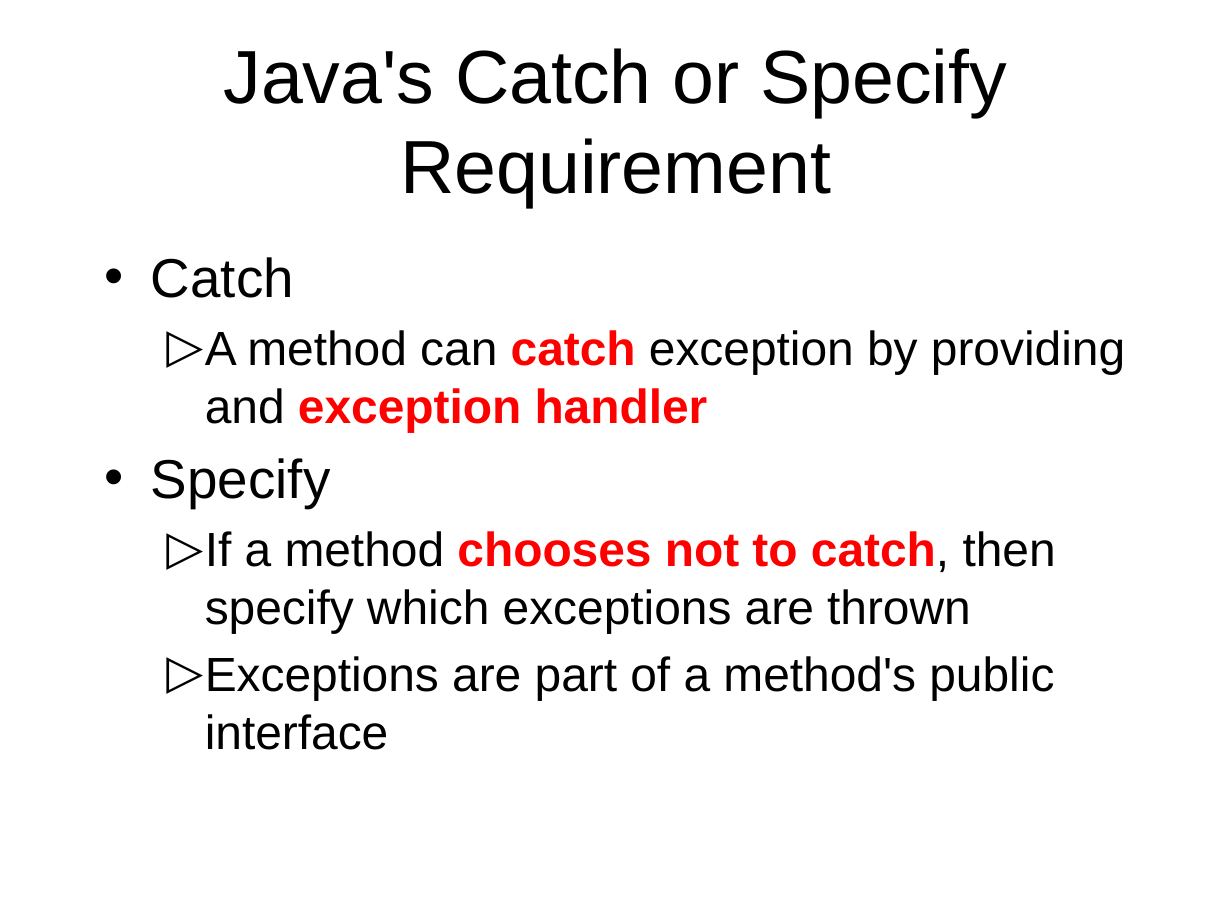
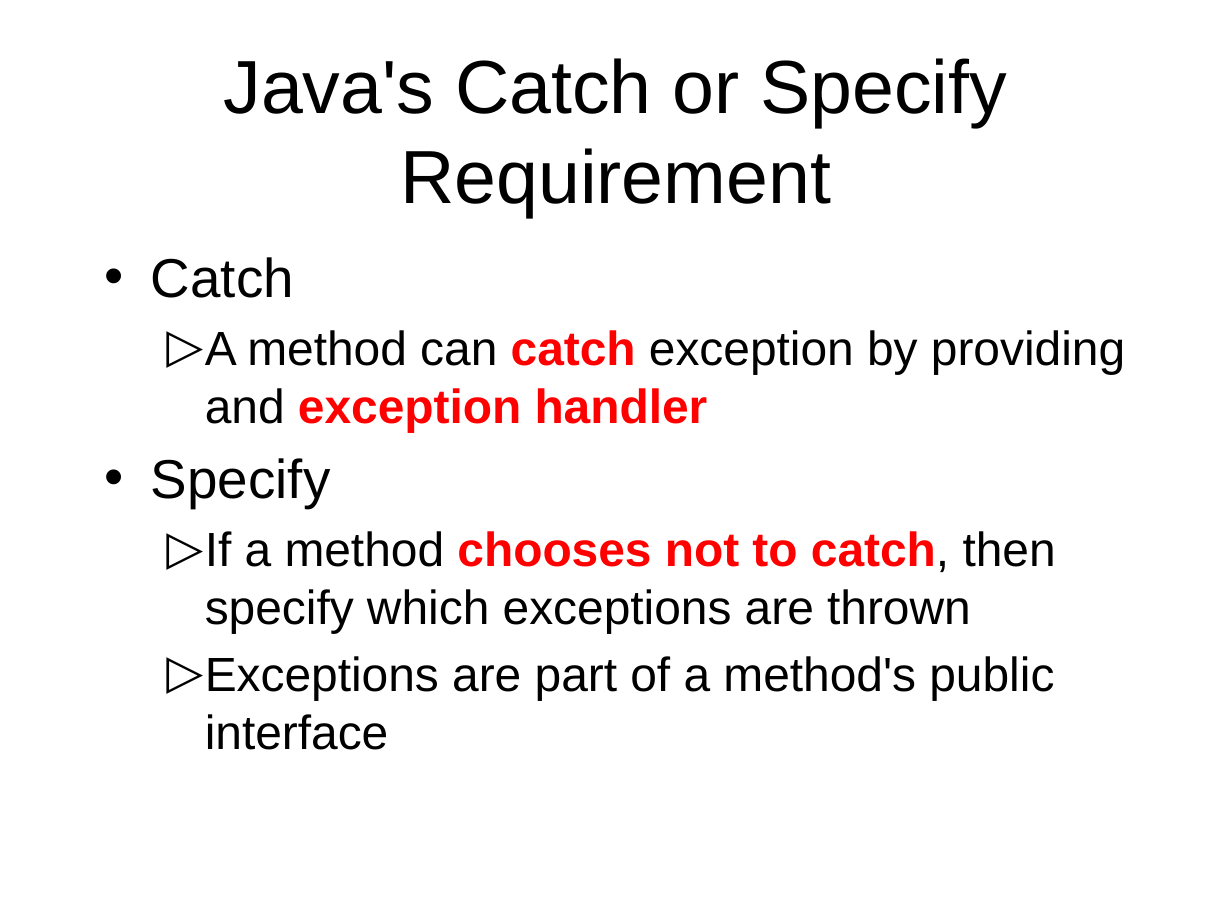
Before and after one commit to octaviordz/zjnu2017.github.io, a slide deck: slide 17 of OOP/lectures/060--Internal.Classes.and.Exceptions.pptx. Drawn at 1232x924 pixels with LibreOffice and Linux fonts; fonts in the diff are those of the drawing. Boxes give left, top, right and bottom in pixels: in the first picture for what was removed or moved away, otherwise in the second. Text is boxed around its words. In the diff, an @@ line names an element or a change of style, - is before the commit and + after.

```diff
--- a/OOP/lectures/060--Internal.Classes.and.Exceptions.pptx
+++ b/OOP/lectures/060--Internal.Classes.and.Exceptions.pptx
@@ title "Java's Catch or Specify Requirement": place and size @@
-title "Java's Catch or Specify Requirement" at [224, 48, 1007, 207]
+title "Java's Catch or Specify Requirement" at [224, 58, 1007, 217]
```
Also in this commit, not shown: 15 other slides changed, 1 other file.
